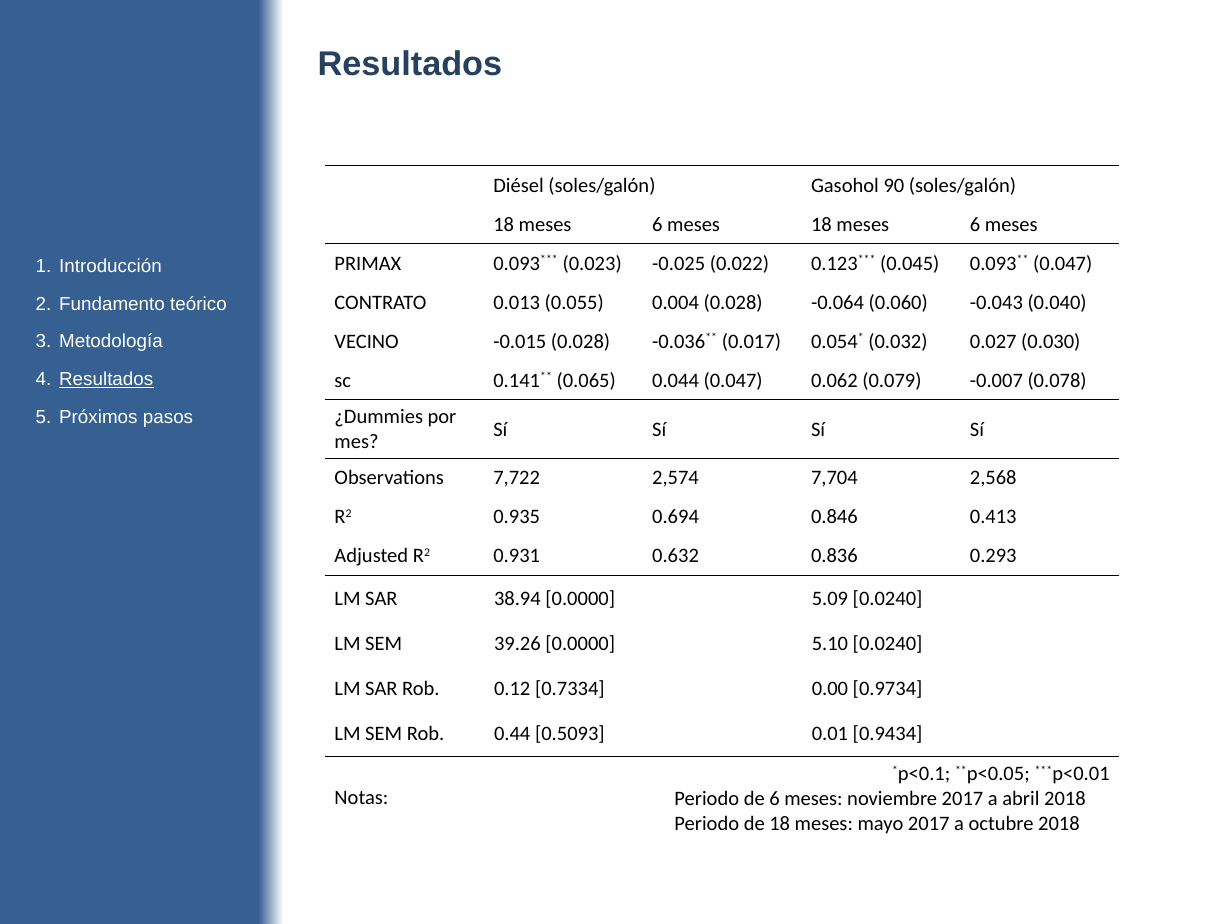
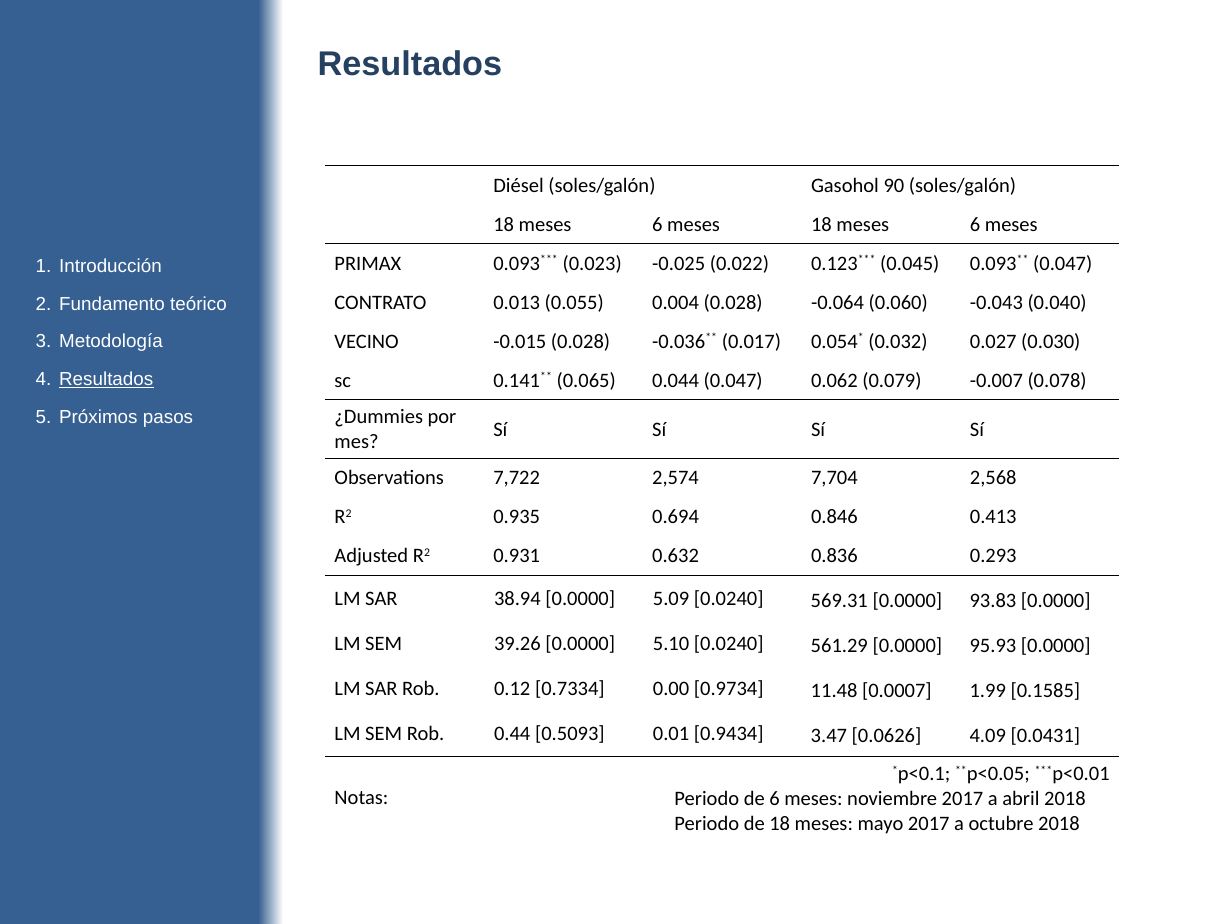
Before and after one commit to diegouriarte/masther-thesis, a slide deck: slide 31 of doc/avance-parcial.pptx. Drawn at 1232x924 pixels with LibreOffice and Linux fonts; fonts in the diff are those of the drawing. Boxes give left, top, right and bottom in pixels: in the first picture for what was removed or moved away, otherwise in the second. Text is boxed around its words. In the diff, an @@ line names an element or a change of style, - is before the commit and + after.

```diff
--- a/doc/avance-parcial.pptx
+++ b/doc/avance-parcial.pptx
@@ table at [325,127,1120,840] @@
-row 12: LM SAR | 38.94 [0.0000] |  | 5.09 [0.0240] | 
+row 12: LM SAR | 38.94 [0.0000] | 5.09 [0.0240] | 569.31 [0.0000] | 93.83 [0.0000]
-row 13: LM SEM | 39.26 [0.0000] |  | 5.10 [0.0240] | 
+row 13: LM SEM | 39.26 [0.0000] | 5.10 [0.0240] | 561.29 [0.0000] | 95.93 [0.0000]
-row 14: LM SAR Rob. | 0.12 [0.7334] |  | 0.00 [0.9734] | 
+row 14: LM SAR Rob. | 0.12 [0.7334] | 0.00 [0.9734] | 11.48 [0.0007] | 1.99 [0.1585]
-row 15: LM SEM Rob. | 0.44 [0.5093] |  | 0.01 [0.9434] | 
+row 15: LM SEM Rob. | 0.44 [0.5093] | 0.01 [0.9434] | 3.47 [0.0626] | 4.09 [0.0431]
```
Also in this commit, not shown: 6 other files.
